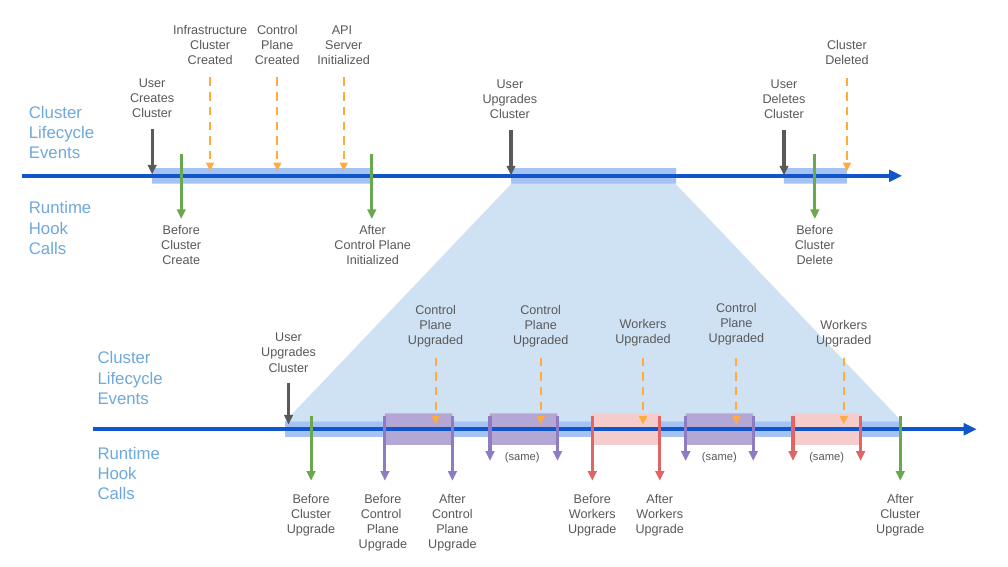
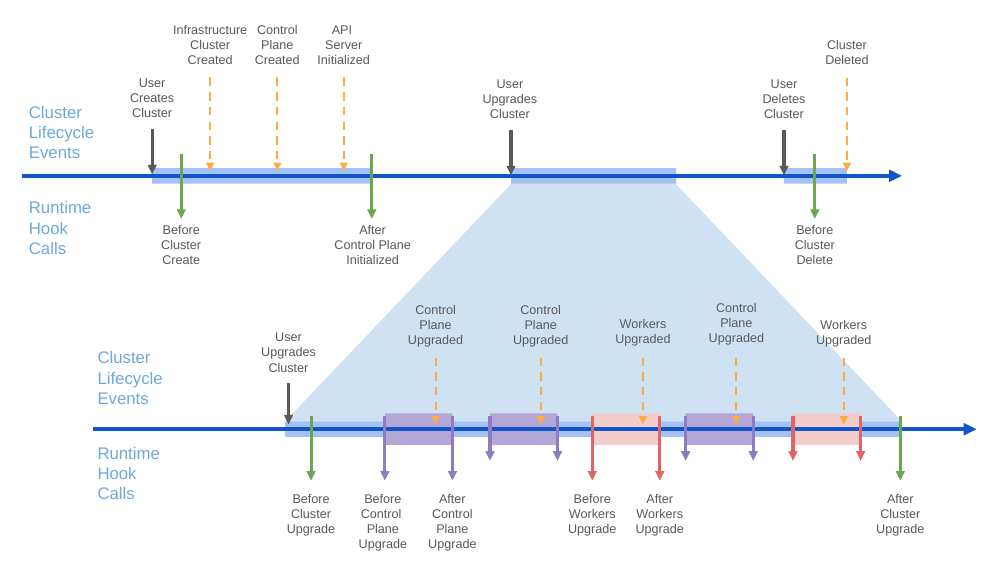
Before and after one commit to kubernetes-sigs/cluster-api, a slide deck: slide 2 of docs/proposals/images/lifecycle-hooks/lifecycle-hooks.pptx. Drawn at 1008x567 pixels with LibreOffice and Linux fonts; fonts in the diff are those of the drawing. Boxes give left, top, right and bottom in pixels: in the first picture for what was removed or moved away, otherwise in the second. Text is boxed around its words. In the diff, an @@ line names an element or a change of style, - is before the commit and + after.

```diff
--- a/docs/proposals/images/lifecycle-hooks/lifecycle-hooks.pptx
+++ b/docs/proposals/images/lifecycle-hooks/lifecycle-hooks.pptx
@@ text removed at (505, 452, 540, 462) @@
-(same)
@@ text removed at (702, 452, 737, 462) @@
-(same)
@@ text removed at (809, 452, 844, 462) @@
-(same)
```
Also in this commit, not shown: 1 other slide changed, 4 other files.
